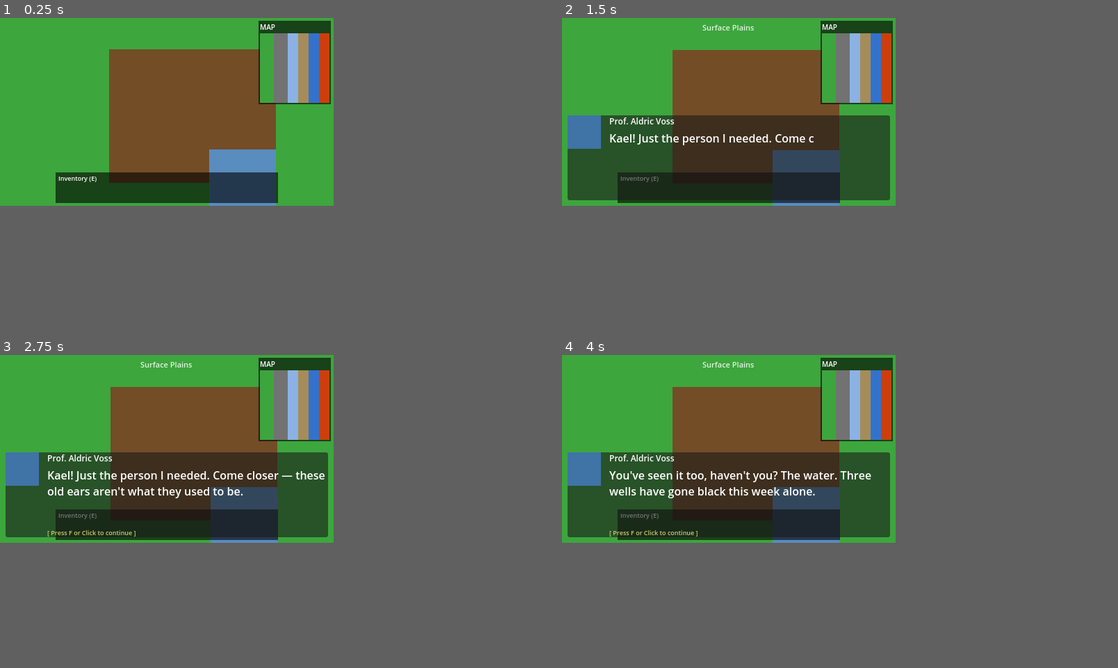
Above: before the commit, frames 1-4 (two rows, left to right).
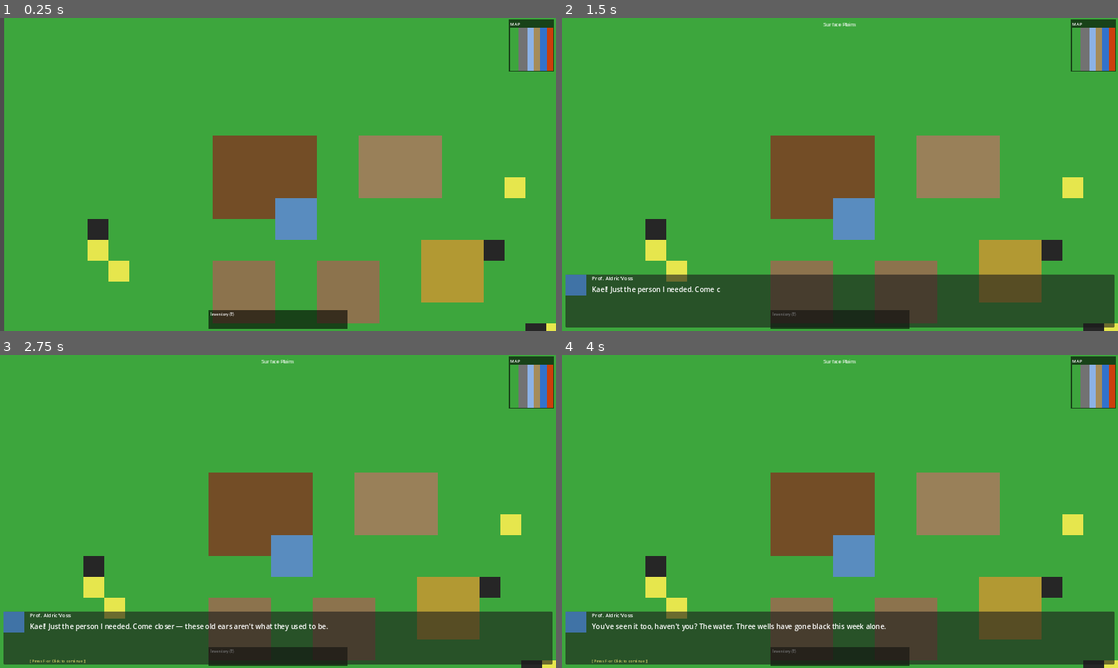
Above: after the commit, the same moments.

Repository: jjdcodingcollective-collab/element-heroes-the-periodic-wars
Game: Godot game, scene res://scenes/world/world.tscn
Same seed, same stepped clock (60 frames per second), same inputs: the game is played once before the commit and once after it.
Inputs (mouse positions are in pixels of both pictures, inside the frame that each line leads up to):
- Up to frame 1 (0.25 s): no input
- Up to frame 2 (1.5 s): move the mouse to (801, 102) at 0.52 s; hold D (move_right) 0.53-1.28 s; hold F (interact) 0.53-1.28 s; click (801, 102) at 0.67 s; move the mouse to (662, 121) at 1.27 s; hold S (move_down) from 1.28 s (still down); tap C (open_compendium) at 1.35 s
- Up to frame 3 (2.75 s): move the mouse to (200, 408) at 2.02 s; release S (move_down) at 2.03 s; hold D (move_right) from 2.03 s (still down); hold F (interact) from 2.03 s (still down)
- Up to frame 4 (4 s): move the mouse to (712, 486) at 2.77 s; release D (move_right) at 2.78 s; release F (interact) at 2.78 s; hold W (move_up) 2.78-3.53 s; tap C (open_compendium) at 2.85 s; click (712, 486) at 2.92 s; tap F (interact) at 3.5 s; move the mouse to (828, 477) at 3.52 s; hold A (move_left) from 3.53 s (still down); hold F (interact) from 3.53 s (still down)
In our replay, the window is 480x270 before the commit and 800x450 after it. These sizes can differ from the game's own. Grey fills any space a smaller window leaves; there, only what the larger window draws over its background counts as a difference.

The runs differ from the first frame. In frame 1, 34% of the frame differs, in the area x 0-100%, y 0-100%; in frame 2, 51%; in frame 3, 51%; in frame 4, 51%.

Commit message:
Fix window size and disable gravity for top-down gameplay
- Viewport: 480x270 -> 1280x720
- Stretch mode: viewport -> canvas_items (scales pixel art correctly)
- default_gravity: 980 -> 0 (top-down has no gravity)

Co-Authored-By: Claude Sonnet 4.6 <noreply@anthropic.com>

Diff:
--- a/project.godot
+++ b/project.godot
@@ -20,11 +20,11 @@
 
 [display]
 
-window/size/viewport_width=480
-window/size/viewport_height=270
+window/size/viewport_width=1280
+window/size/viewport_height=720
 window/size/resizable=true
 window/size/mode=0
-window/stretch/mode="viewport"
+window/stretch/mode="canvas_items"
 window/stretch/aspect="keep"
 
 [rendering]
@@ -86,7 +86,7 @@
 
 [physics]
 
-2d/default_gravity=980.0
+2d/default_gravity=0.0
 
 [autoload]
 
